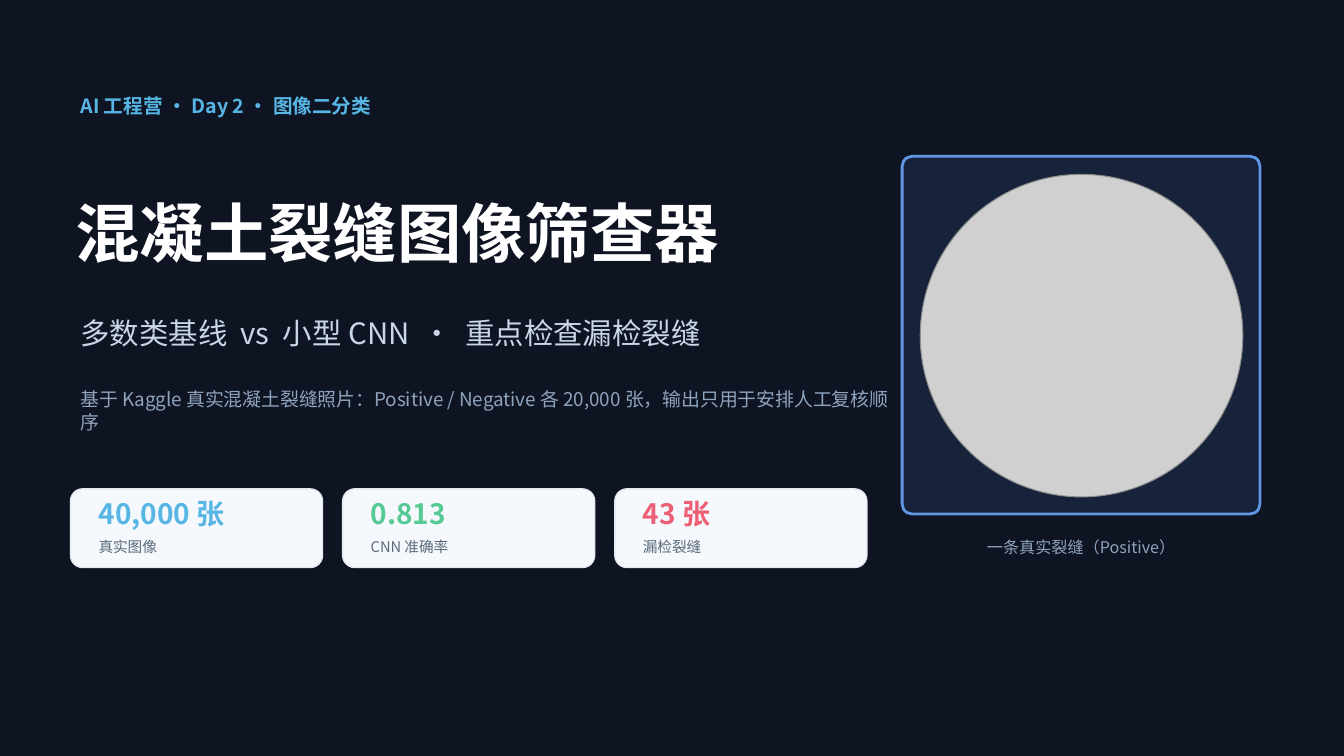
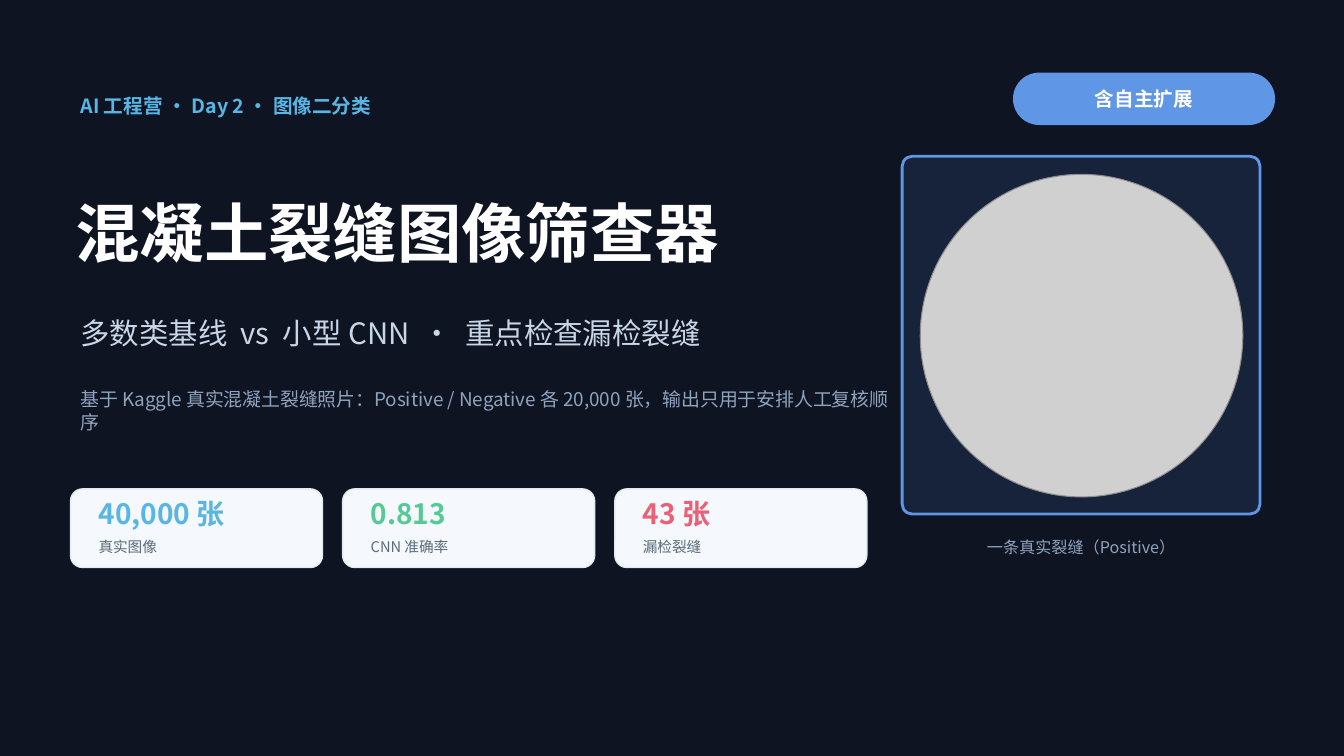
Before and after one commit to nakanonino123666-beep/ai-camp-2026-d2-Caihuanxin-U202412799, a slide deck: slide 1 of presentation.pptx. Drawn at 1344x756 pixels with LibreOffice and Linux fonts; fonts in the diff are those of the drawing; grey boxes stand for pictures. Boxes give left, top, right and bottom in pixels: in the first picture for what was removed or moved away, otherwise in the second. Text is boxed around its words. In the diff, an @@ line names an element or a change of style, - is before the commit and + after.

```diff
--- a/presentation.pptx
+++ b/presentation.pptx
@@ rounded rectangle added at [1013, 73, 1275, 125], fill #6096E6 @@
@@ text added at [1095, 89, 1193, 108], 14 pt, text #FFFFFF, bold @@
+含自主扩展
```
Also in this commit, not shown: 2 other slides changed, 1 slide added, 1 slide removed, 6 other files.
